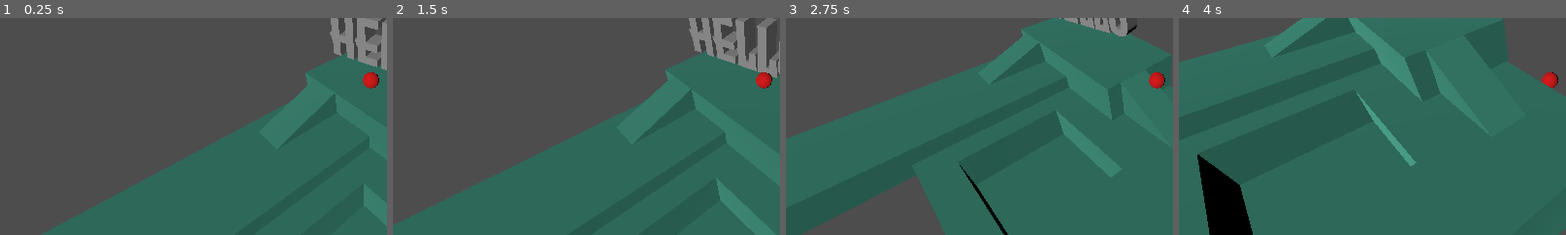
Above: before the commit, frames 1-4 (left to right).
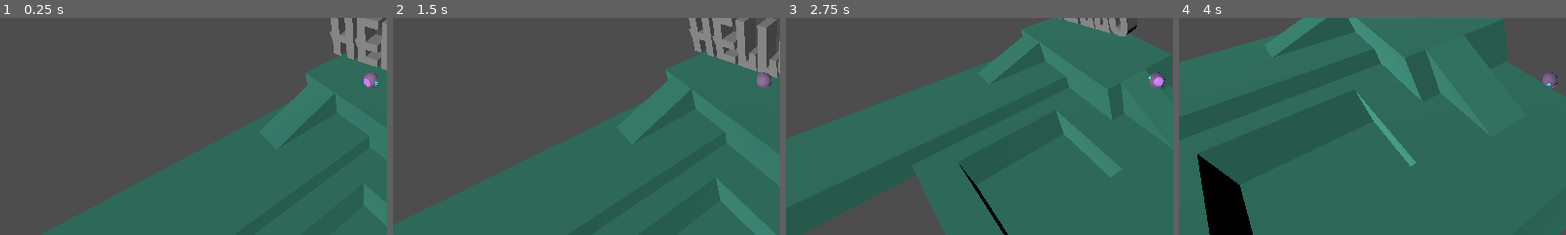
Above: after the commit, the same moments.

Repository: leon-arndt/InnoEngineJam2023
Game: Godot game, scene res://main.tscn
Same seed, same stepped clock (60 frames per second), same inputs: the game is played once before the commit and once after it.
Inputs:
- Up to frame 1 (0.25 s): no input
- Up to frame 2 (1.5 s): tap Enter at 0.5 s; hold Right (move_right) 0.53-1.28 s; hold Down (move_backward) from 1.28 s (still down)
- Up to frame 3 (2.75 s): release Down (move_backward) at 2.03 s; hold Right (move_right) from 2.03 s (still down)
- Up to frame 4 (4 s): release Right (move_right) at 2.78 s; hold Up (move_forward) 2.78-3.53 s; hold Left (move_left) from 3.53 s (still down)
The pictures show only the part of the screen within x 2-52%, y 24-74%; the shares and areas given below are measured in that part.

The runs differ from the first frame. In frame 1, 0.3% of the frame differs, in the area x 93-98%, y 25-33%; in frame 2, 0.3%; in frame 3, 0.3%; in frame 4, 0.2%.

Commit message:
Added main character model

Diff:
--- a/scenes/player_and_camera.tscn
+++ b/scenes/player_and_camera.tscn
@@ -1,10 +1,81 @@
-[gd_scene load_steps=5 format=3 uid="uid://bf3ycxp5q04g"]
+[gd_scene load_steps=17 format=3 uid="uid://bf3ycxp5q04g"]
 
 [ext_resource type="Script" path="res://PlayerMovement.gd" id="1_ns86o"]
+[ext_resource type="ArrayMesh" uid="uid://ddb2hhegmyp2t" path="res://Asset/MainCharacter.obj" id="2_0dgy7"]
 [ext_resource type="Script" path="res://FollowCamera.gd" id="2_vx0lq"]
+[ext_resource type="ArrayMesh" uid="uid://lrfr356geawg" path="res://Asset/MainCharacter__Eye.obj" id="3_4oa4s"]
+[ext_resource type="ArrayMesh" uid="uid://bigwbii4u514p" path="res://Asset/MainCharacter__Gear.obj" id="4_820cu"]
 
-[sub_resource type="StandardMaterial3D" id="StandardMaterial3D_ccvko"]
-albedo_color = Color(0.827451, 0, 0.00392157, 1)
+[sub_resource type="Gradient" id="Gradient_btqsp"]
+offsets = PackedFloat32Array(0, 0.00220752, 1)
+colors = PackedColorArray(0.131105, 0.222755, 0.36736, 1, 0.142745, 0.228232, 0.373709, 1, 0.884433, 0.577168, 0.778275, 1)
+
+[sub_resource type="GradientTexture2D" id="GradientTexture2D_c7xgv"]
+gradient = SubResource("Gradient_btqsp")
+fill_from = Vector2(1, 1)
+
+[sub_resource type="StandardMaterial3D" id="StandardMaterial3D_l7ogi"]
+albedo_texture = SubResource("GradientTexture2D_c7xgv")
+
+[sub_resource type="Gradient" id="Gradient_6l08r"]
+colors = PackedColorArray(0.256319, 0.119358, 0.399401, 1, 1, 0.600263, 0.598267, 1)
+
+[sub_resource type="GradientTexture2D" id="GradientTexture2D_ivjk1"]
+gradient = SubResource("Gradient_6l08r")
+fill_from = Vector2(1, 0)
+fill_to = Vector2(1, 1)
+
+[sub_resource type="StandardMaterial3D" id="StandardMaterial3D_ehj17"]
+albedo_color = Color(0.85098, 0.8, 0.627451, 1)
+albedo_texture = SubResource("GradientTexture2D_ivjk1")
+metallic = 0.3
+metallic_specular = 0.27
+roughness = 0.51
+emission_enabled = true
+emission = Color(0.698039, 0.427451, 1, 1)
+
+[sub_resource type="StandardMaterial3D" id="StandardMaterial3D_rw30x"]
+albedo_color = Color(0.419608, 0.803922, 0.823529, 1)
+metallic = 0.4
+emission_enabled = true
+emission = Color(0, 0.721569, 0.733333, 1)
+
+[sub_resource type="Animation" id="Animation_8s2lg"]
+length = 0.001
+
+[sub_resource type="Animation" id="Animation_kjpqe"]
+resource_name = "new_animation"
+step = 0.0166667
+tracks/0/type = "value"
+tracks/0/imported = false
+tracks/0/enabled = true
+tracks/0/path = NodePath(".:rotation")
+tracks/0/interp = 1
+tracks/0/loop_wrap = true
+tracks/0/keys = {
+"times": PackedFloat32Array(0, 1),
+"transitions": PackedFloat32Array(1, 1),
+"update": 0,
+"values": [Vector3(0, 0, 0), Vector3(6.28319, 0, 0)]
+}
+tracks/1/type = "value"
+tracks/1/imported = false
+tracks/1/enabled = true
+tracks/1/path = NodePath("../MainCharacter__Gear2:rotation")
+tracks/1/interp = 1
+tracks/1/loop_wrap = true
+tracks/1/keys = {
+"times": PackedFloat32Array(0, 1),
+"transitions": PackedFloat32Array(1, 1),
+"update": 0,
+"values": [Vector3(0, -3.14159, 0), Vector3(6.28319, -3.14159, 0)]
+}
+
+[sub_resource type="AnimationLibrary" id="AnimationLibrary_xmgmj"]
+_data = {
+"RESET": SubResource("Animation_8s2lg"),
+"new_animation": SubResource("Animation_kjpqe")
+}
 
 [sub_resource type="SphereShape3D" id="SphereShape3D_i4vyp"]
 
@@ -15,9 +86,31 @@
 linear_damp = 1.0
 script = ExtResource("1_ns86o")
 
-[node name="CSGSphere3D" type="CSGSphere3D" parent="Player"]
-material_override = SubResource("StandardMaterial3D_ccvko")
-use_collision = true
+[node name="MainCharacter" type="CSGCombiner3D" parent="Player"]
+transform = Transform3D(0.377625, 0, 0, 0, 0.377625, 0, 0, 0, 0.377625, 0, -0.000278652, 0)
+
+[node name="MainCharacter__Base" type="CSGMesh3D" parent="Player/MainCharacter"]
+mesh = ExtResource("2_0dgy7")
+material = SubResource("StandardMaterial3D_l7ogi")
+
+[node name="MainCharacter__Eye" type="CSGMesh3D" parent="Player/MainCharacter"]
+mesh = ExtResource("3_4oa4s")
+material = SubResource("StandardMaterial3D_ehj17")
+
+[node name="MainCharacter__Gear" type="CSGMesh3D" parent="Player/MainCharacter"]
+transform = Transform3D(0.999998, 0.00170843, -0.00100533, -0.0017066, 0.999997, 0.00181586, 0.00100843, -0.00181414, 0.999998, 1.24113, 0.00396562, -0.0026294)
+mesh = ExtResource("4_820cu")
+material = SubResource("StandardMaterial3D_rw30x")
+
+[node name="MainCharacter__Gear2" type="CSGMesh3D" parent="Player/MainCharacter"]
+transform = Transform3D(-1, 1.52855e-14, 8.74228e-08, 0, 1, -1.74846e-07, -8.74228e-08, -1.74846e-07, -1, -1.19209, 0.00396562, -0.0026294)
+mesh = ExtResource("4_820cu")
+
+[node name="Spin" type="AnimationPlayer" parent="Player/MainCharacter"]
+root_node = NodePath("../MainCharacter__Gear")
+libraries = {
+"": SubResource("AnimationLibrary_xmgmj")
+}
 
 [node name="CollisionShape3D" type="CollisionShape3D" parent="Player"]
 shape = SubResource("SphereShape3D_i4vyp")
